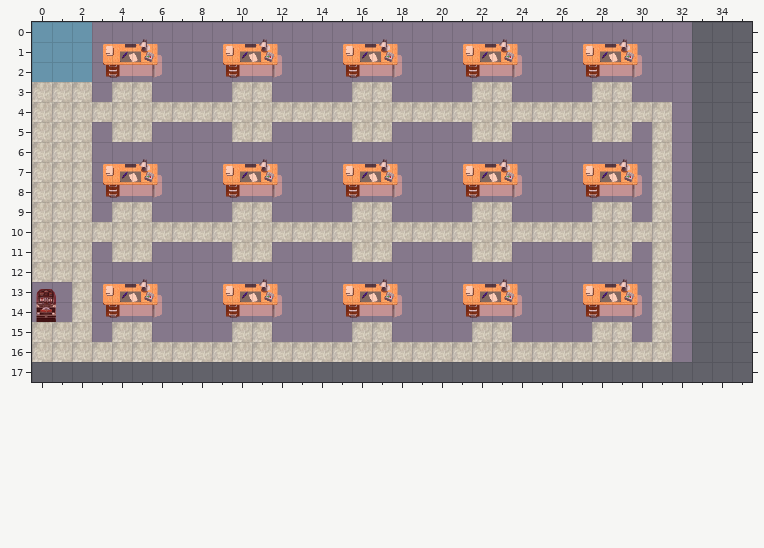
Two versions of a level (Tiled map, MFCGame/res/factory.tmx). The picture above is the old version.
Cells are 32x32 px. Shown: x 0..35, y 0..17. The old version is drawn lined up with the new one.
After the commit:
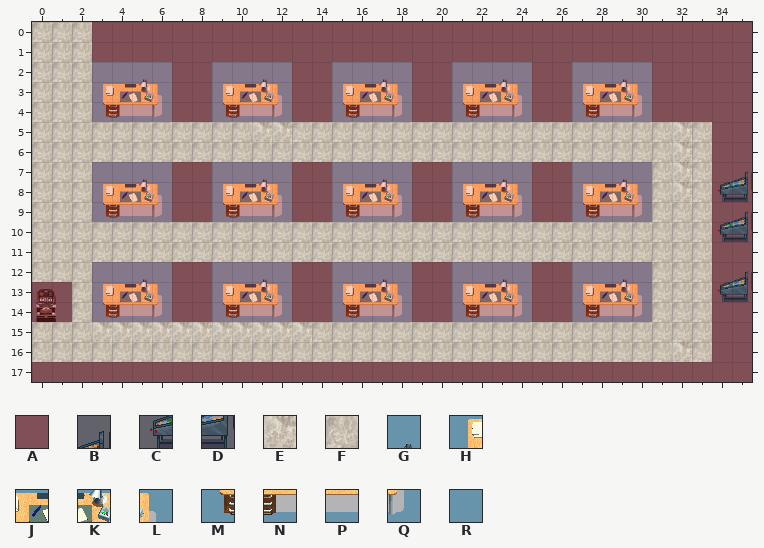
Key: from "meta_tiles": A 0; from "xd001": B 136, C 142, D 143; from "xd004": E 27, F 34; from "xd007": G 23, H 28, J 29, K 30, L 31, M 35, N 36, P 37, Q 38, R 156.
_ is an empty cell.
Tiles replaced or removed in this view: A, F, G, H, J, K, L, M, N, P, Q, R.
Tiles of an added or newly shown layer are drawn over the layers below it.
See-through tiles are keyed as they look on the map.
Difference:
Changed rows in their new state; . is an unchanged cell.
map size 33x17 -> 36x18 cells
Layer "background":
first column x 0:
 0 _________________________________
 1 _________________________________
 2 ___....__....__....__....__....__
 3 ..._..____..____..____..____..___
 4 .......__....__....__....__....__
 5 ..._..____..____..____..____.._._
 6 .......__....__....__....__....._
 7 .......__....__....__....__....._
 8 .......__....__....__....__....._
 9 ..._..____..____..____..____.._._
10 ................................_
11 ..._..____..____..____..____.._._
12 .......__....__....__....__....._
13 __.....__....__....__....__....._
14 __.....__....__....__....__....._
15 ..._..____..____..____..____.._._
16 ................................_
Layer "workspace":
first column x 3:
 0 ____..____..____..____..____
 1 ____..____..____..____..____
 2 RRGR..RRGR..RRGR..RRGR..RRGR
 3 HJKL..HJKL..HJKL..HJKL..HJKL
 4 MNPQ..MNPQ..MNPQ..MNPQ..MNPQ
 6 ____..____..____..____..____
 7 RRGR..RRGR..RRGR..RRGR..RRGR
 8 HJKL..HJKL..HJKL..HJKL..HJKL
 9 MNPQ..MNPQ..MNPQ..MNPQ..MNPQ
Layer "road":
first column x 0:
 0 FFF...............................
 1 FFF...............................
 2 FFF...............................
 3 ....__....__....__....__....__....
 4 ..._____________________________..
 5 ...F..FFFF.EEFFF..FFFF..FFFF..F.EF
 6 ...FFFFFFFFFFFFFFFFFFFFFFFFFFFF.EF
 7 ................................EF
 8 ................................EF
 9 ....__....__....__....__....__..FF
10 ................................FF
11 ...F..FFFF..FFFF..FFFF..FFFF..F.FF
12 ................................FF
13 ................................FF
14 ................................FF
15 ...EEEEEEEEEEEFF..FFFF..FFFF..F.FF
16 ................................EF
Layer "meta":
first column x 0:
 0 .................................AAA
 1 .................................AAA
 2 .................................AAA
 3 ....AA....AA....AA....AA....AA...AAA
 4 ...AAAAAAAAAAAAAAAAAAAAAAAAAAAAA.AAA
 5 ..._..____..____..____..____.._._.AA
 6 ...____________________________._.AA
 7 ................................_.AA
 8 ................................_.AA
 9 ....AA....AA....AA....AA....AA.._.AA
10 ................................_.AA
11 ..._..____..____..____..____.._._.AA
12 ................................_.AA
13 ................................_.AA
14 ................................_.AA
15 ..._..____..____..____..____.._._.AA
16 ................................_.AA
17 AAAAAAAAAAAAAAAAAAAAAAAAAAAAAAAAAAAA
Layer "stop" (added):
first column x 34:
 7 .B
 8 CD
 9 .B
10 CD
12 .B
13 CD
